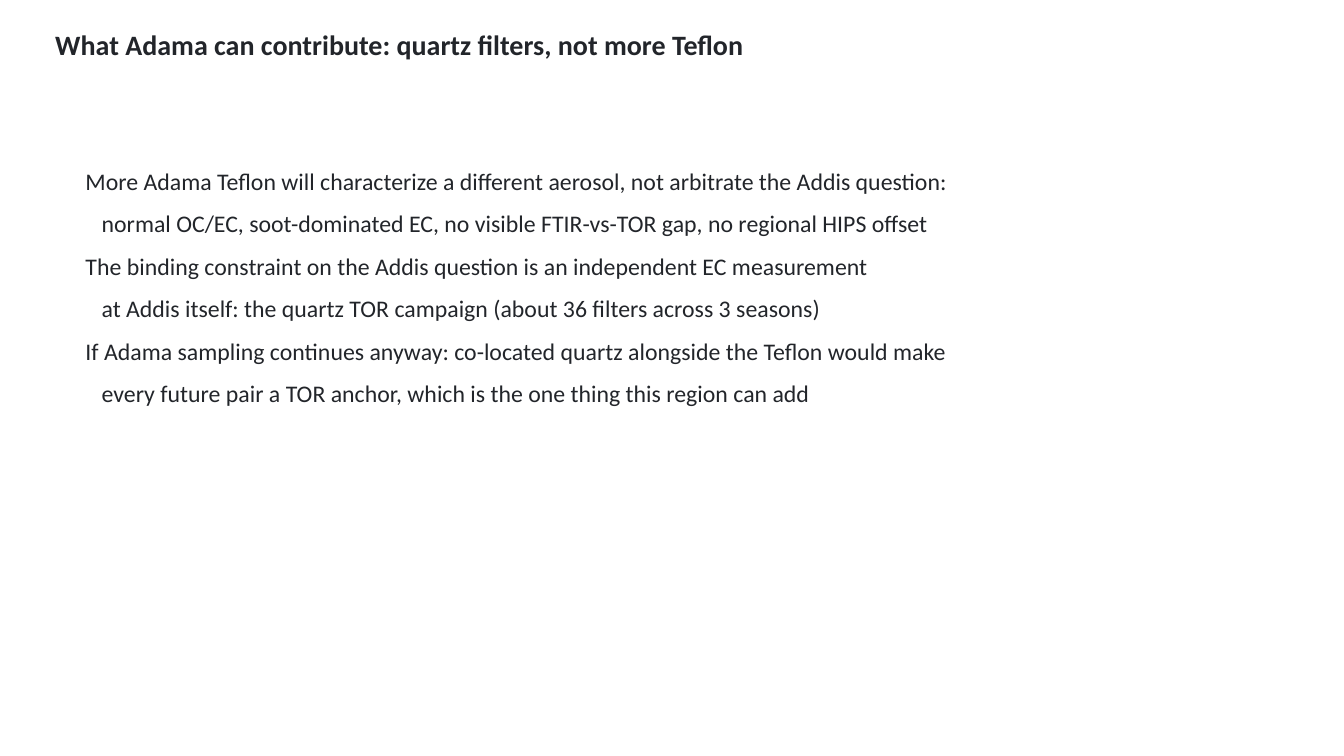
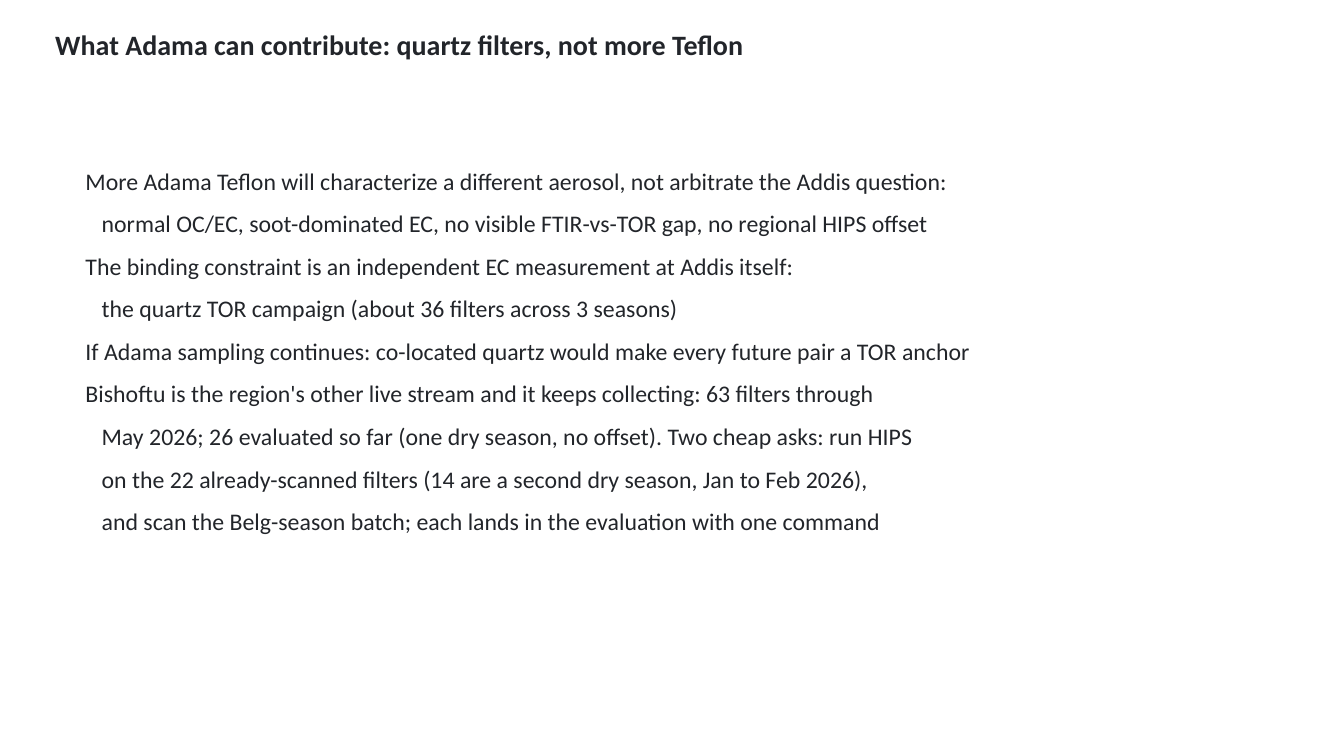
Before and after one commit to ahzs645/aethmodular, a slide deck: slide 4 of deliverables/adama_summary_2026-08-25/adama_summary_2026-08-25.pptx. Drawn at 1344x756 pixels with LibreOffice and Linux fonts; fonts in the diff are those of the drawing. Boxes give left, top, right and bottom in pixels: in the first picture for what was removed or moved away, otherwise in the second. Text is boxed around its words. In the diff, an @@ line names an element or a change of style, - is before the commit and + after.

```diff
--- a/deliverables/adama_summary_2026-08-25/adama_summary_2026-08-25.pptx
+++ b/deliverables/adama_summary_2026-08-25/adama_summary_2026-08-25.pptx
@@ text at (85, 258, 969, 534): text changed @@
-The binding constraint on the Addis question is an independent EC measurement
-at Addis itself: the quartz TOR campaign (about 36 filters across 3 seasons)
-If Adama sampling continues anyway: co-located quartz alongside the Teflon would make
-every future pair a TOR anchor, which is the one thing this region can add
+The binding constraint is an independent EC measurement at Addis itself:
+the quartz TOR campaign (about 36 filters across 3 seasons)
+If Adama sampling continues: co-located quartz would make every future pair a TOR anchor
+Bishoftu is the region's other live stream and it keeps collecting: 63 filters through
+May 2026; 26 evaluated so far (one dry season, no offset). Two cheap asks: run HIPS
+on the 22 already-scanned filters (14 are a second dry season, Jan to Feb 2026),
+and scan the Belg-season batch; each lands in the evaluation with one command
```
Also in this commit, not shown: 1 other file.
